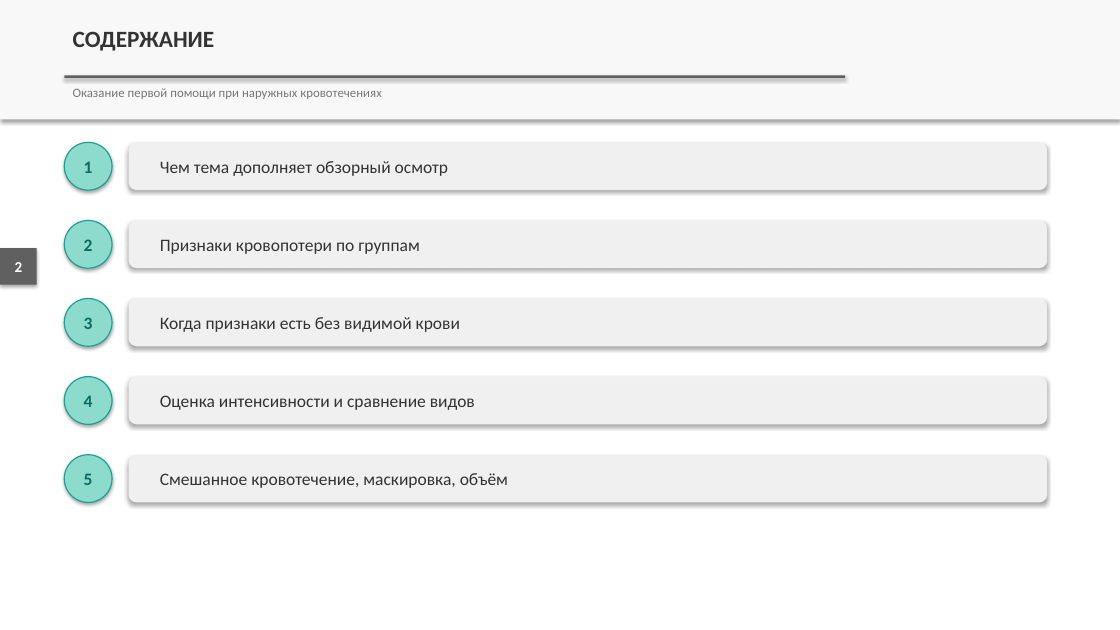
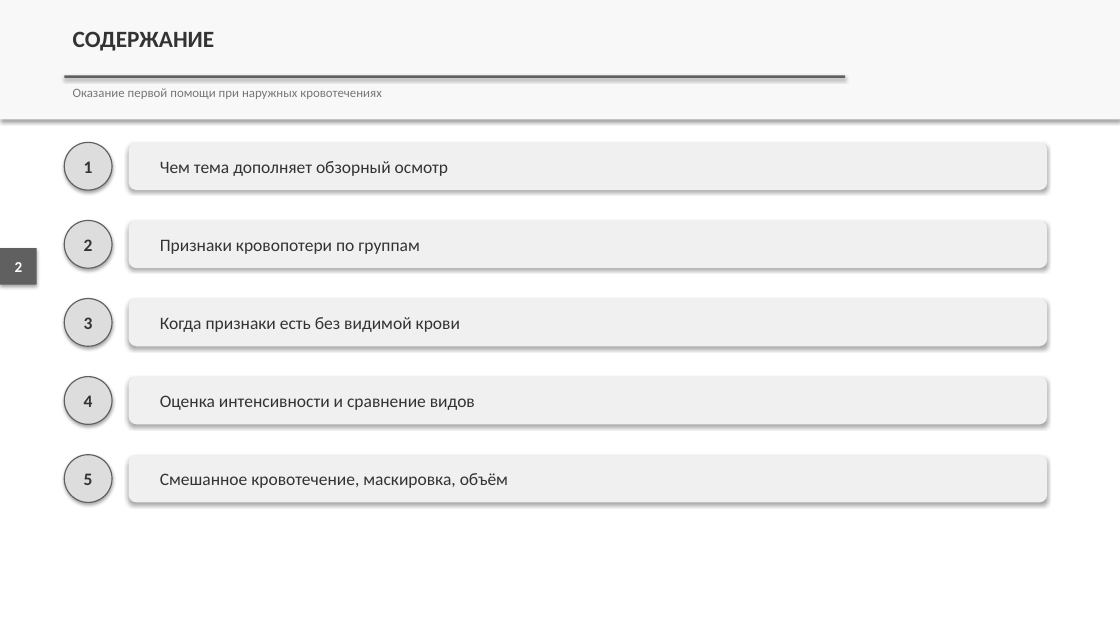
Before and after one commit to lysakalenushka-hash/-, a slide deck: slide 2 of presentations/out/Признаки_наружного_кровотечения_и_кровопотери.pptx. Drawn at 1120x630 pixels with LibreOffice and Linux fonts; fonts in the diff are those of the drawing. Boxes give left, top, right and bottom in pixels: in the first picture for what was removed or moved away, otherwise in the second. Text is boxed around its words. In the diff, an @@ line names an element or a change of style, - is before the commit and + after.

```diff
--- a/presentations/out/Признаки_наружного_кровотечения_и_кровопотери.pptx
+++ b/presentations/out/Признаки_наружного_кровотечения_и_кровопотери.pptx
@@ text colour #0D6B60 to #333333 in 5 elements at [84,161,93,173], [84,239,93,251], [84,317,93,329], [84,395,93,407], [84,473,93,485] @@
@@ fill #8DDBCD to #DDDDDD; outline #1AA090 1 pt to #606060 1 pt in 5 elements at [65,143,113,191], [65,220,113,268], [65,298,113,346], [65,376,113,424], [65,455,113,502] @@
```
Also in this commit, not shown: 10 other slides changed, 4 other files.
